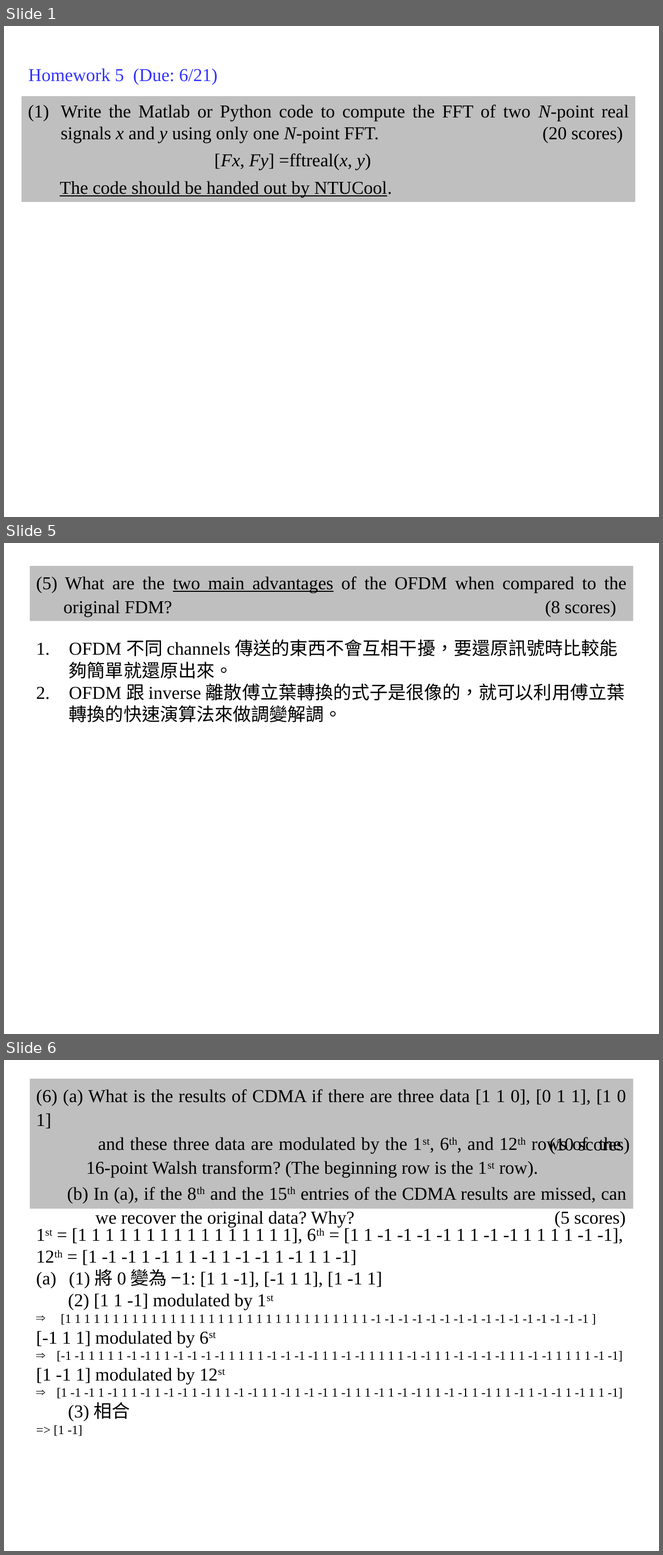
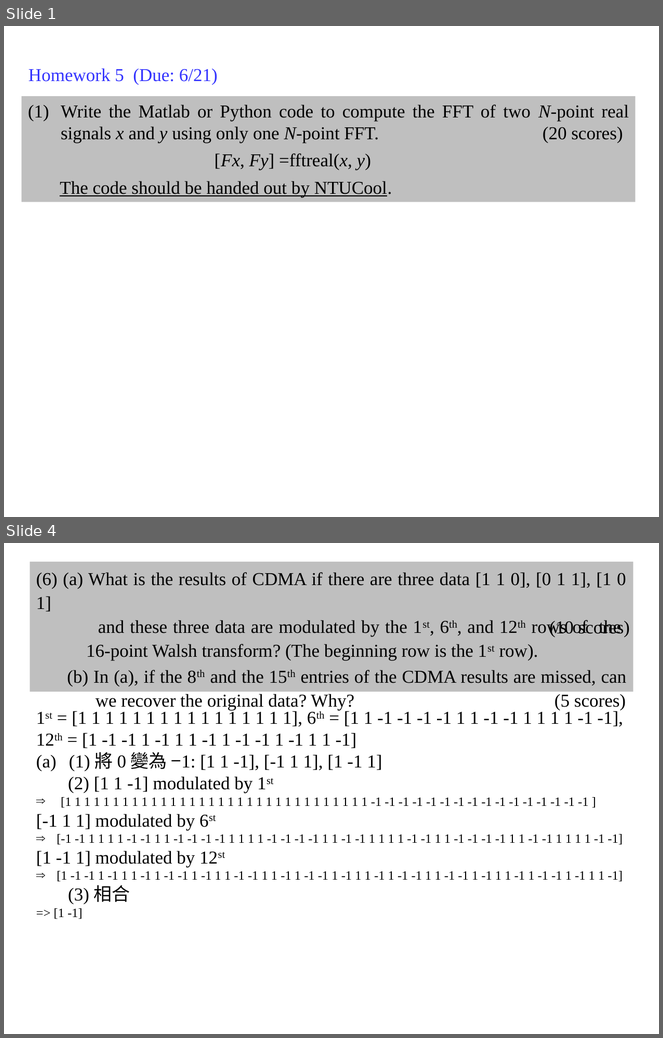
Before and after one commit to shihyuhuang/NTU-ADSP, a slide deck: HW5/r10943181_HW5.pptx. Shown one above the other, each under a label of ours: slides 1, 5 and 6 before the commit, slides 1 and 4 after it; the slides between them are not shown. The pictures are 663x1555 and 663x1038 pixels, drawn with LibreOffice and Linux fonts; fonts in the diff are those of the drawing. Boxes give left, top, right and bottom in pixels: in the first picture for what was removed or moved away, otherwise in the second. Text is boxed around its words. In the diff, an @@ line names an element or a change of style, - is before the commit and + after.

```diff
--- a/HW5/r10943181_HW5.pptx
+++ b/HW5/r10943181_HW5.pptx
@@ slide 5 removed at (4,543,659,1034), background #FFFFFF @@
@@ rectangle removed at (29,566,633,621) @@
-(5) What are the two main advantages of the OFDM when compared to the
-original FDM? (8 scores)
@@ text removed at (69,639,625,722) @@
-1. OFDM 不同 channels 傳送的東西不會互相干擾，要還原訊號時比較能夠簡單就還原出來。
-2. OFDM 跟 inverse 離散傅立葉轉換的式子是很像的，就可以利用傅立葉轉換的快速演算法來做調變解調。
@@ what was slide 6 is now slide 4 @@
```
Also in this commit, not shown: 6 slides changed, 1 other slide removed.
